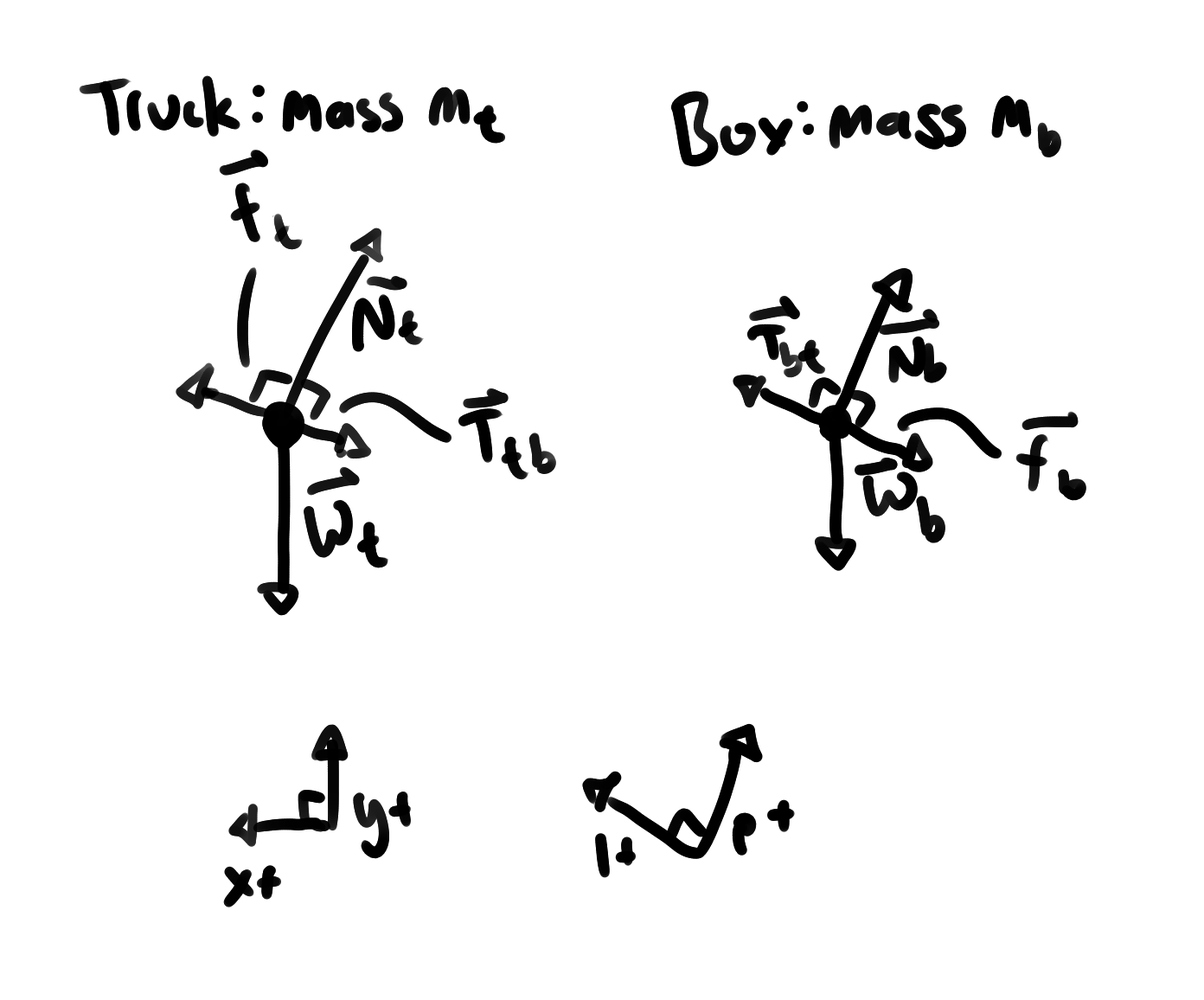
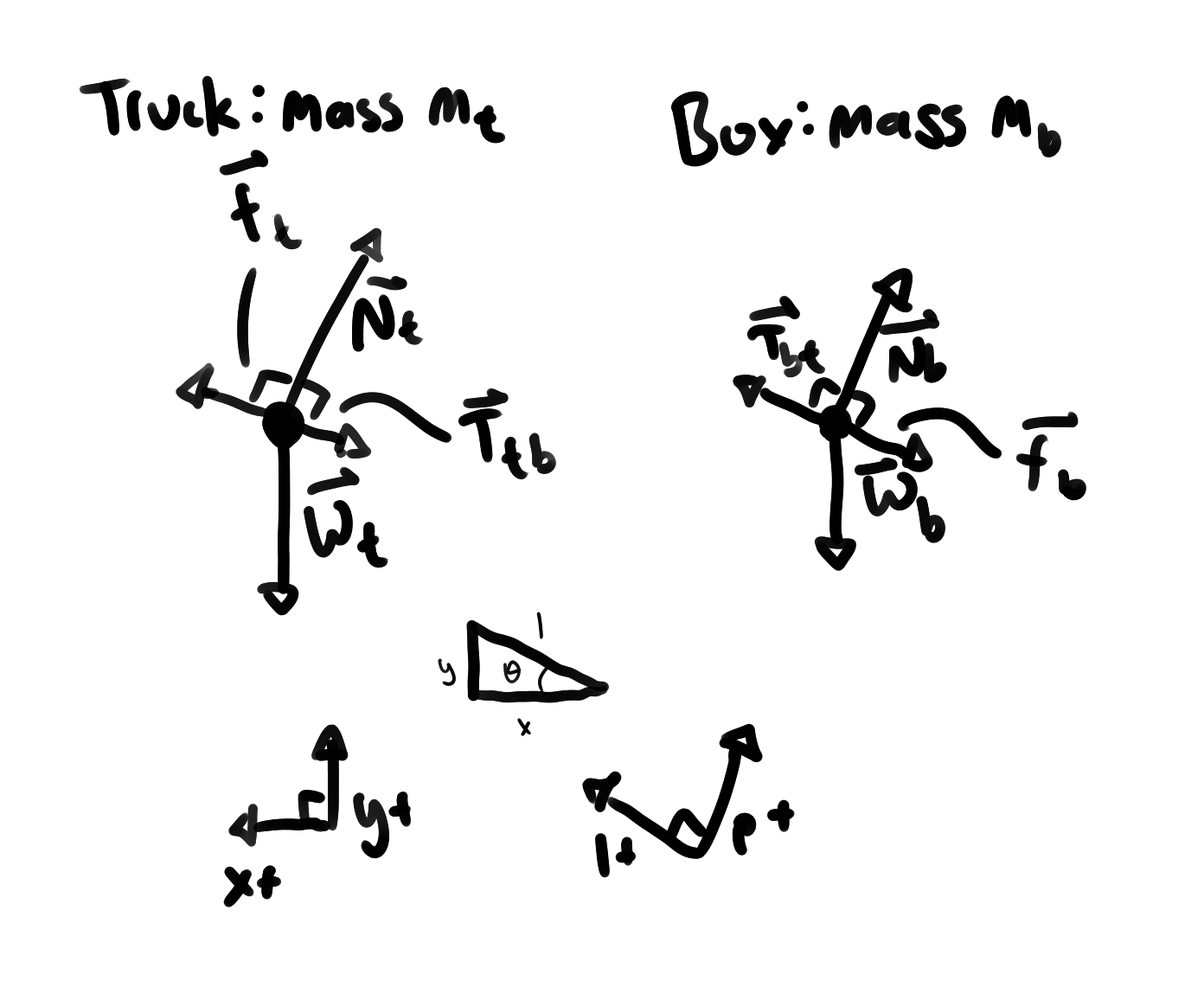
The second 1204px x 1000px image is a revision of the first. Changes to its layers:
painted on "Paint Layer 1" over [437, 611, 610, 736]
